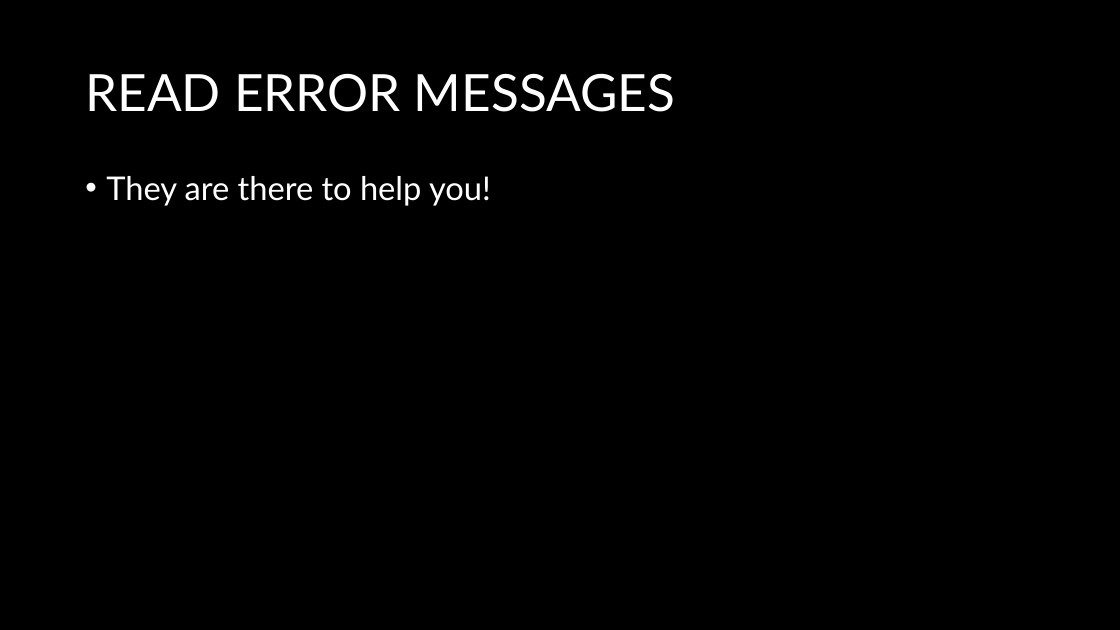
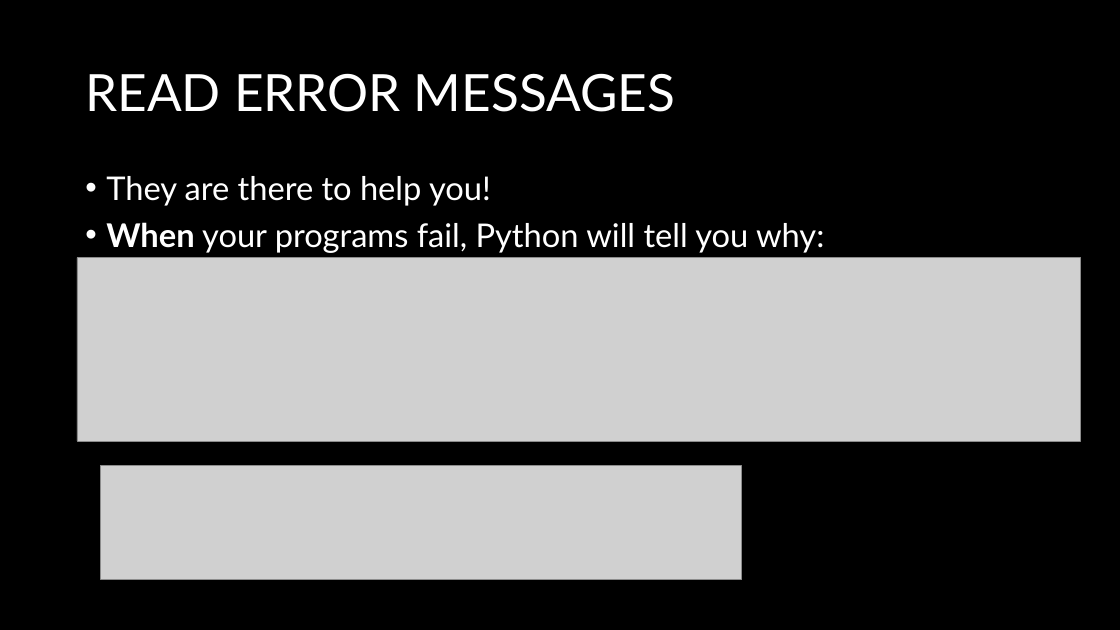
Before and after one commit to d-guh/computer-courses, a slide deck: slide 22 of lessons/00/lesson-00.pptx (slide 19 before the commit). Drawn at 1120x630 pixels with LibreOffice and Linux fonts; fonts in the diff are those of the drawing; grey boxes stand for pictures; background and template pictures are left out. Boxes give left, top, right and bottom in pixels: in the first picture for what was removed or moved away, otherwise in the second. Text is boxed around its words. In the diff, an @@ line names an element or a change of style, - is before the commit and + after.

```diff
--- a/lessons/00/lesson-00.pptx
+++ b/lessons/00/lesson-00.pptx
@@ text at (106, 222, 824, 253): paragraph added @@
+• When your programs fail, Python will tell you why:
@@ picture added at (77, 258, 1081, 441) @@
@@ picture added at (101, 465, 742, 580) @@
```
Also in this commit, not shown: 13 other slides changed, 4 slides added, 1 slide removed.
